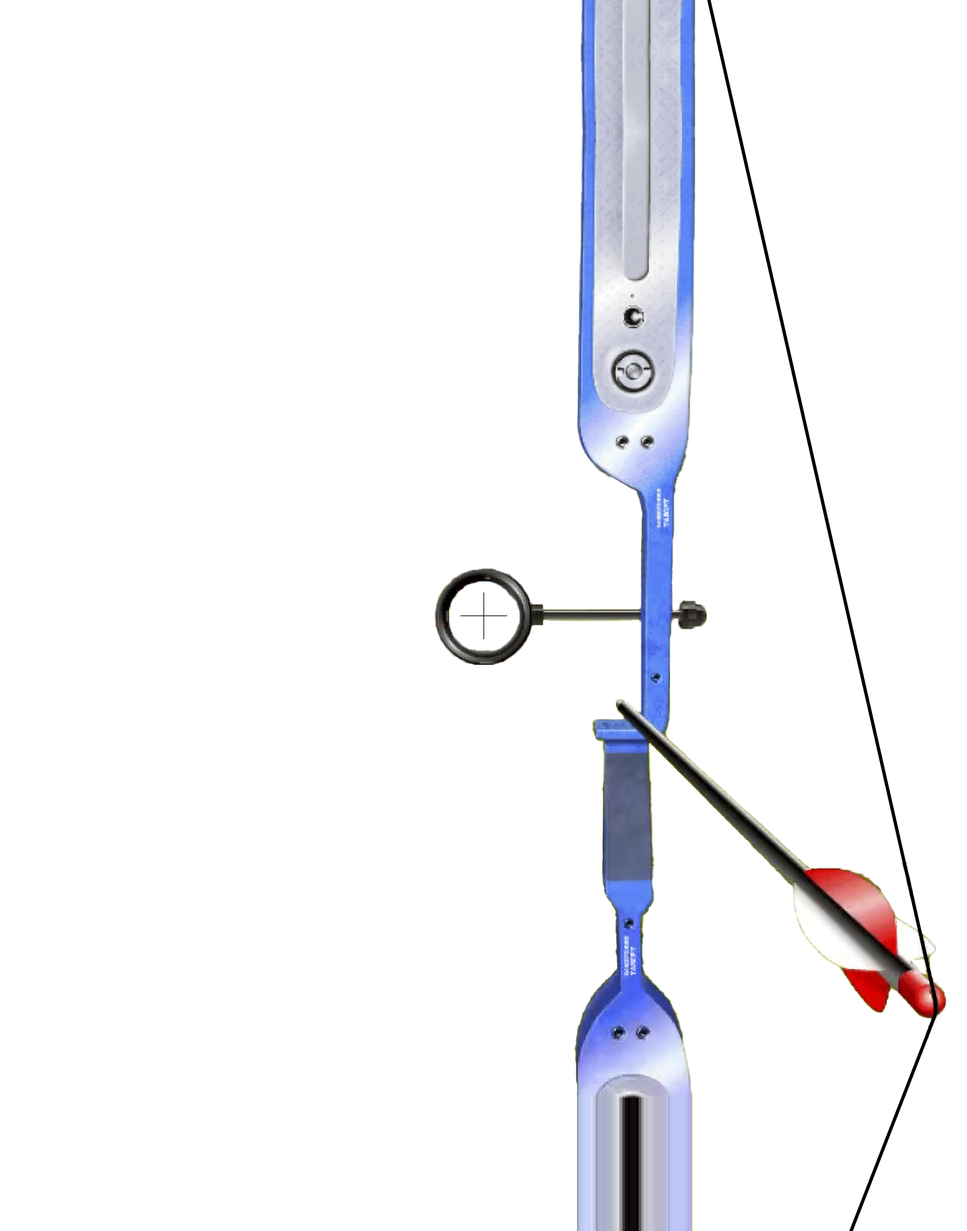
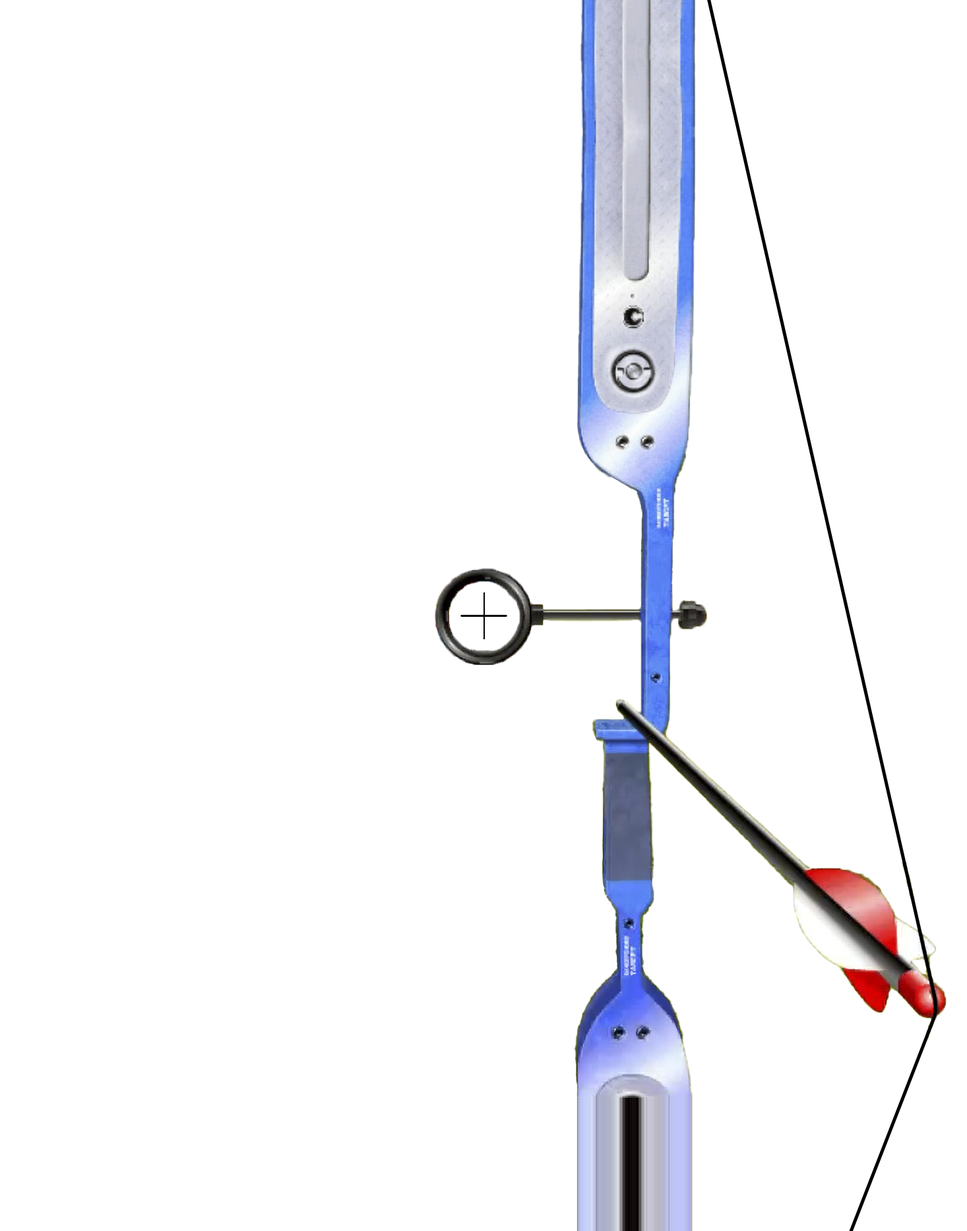
Layer changes from the first 967x1231 image to the second:
painted on "레이어 16" over [left=461, top=592, right=507, bottom=640]
